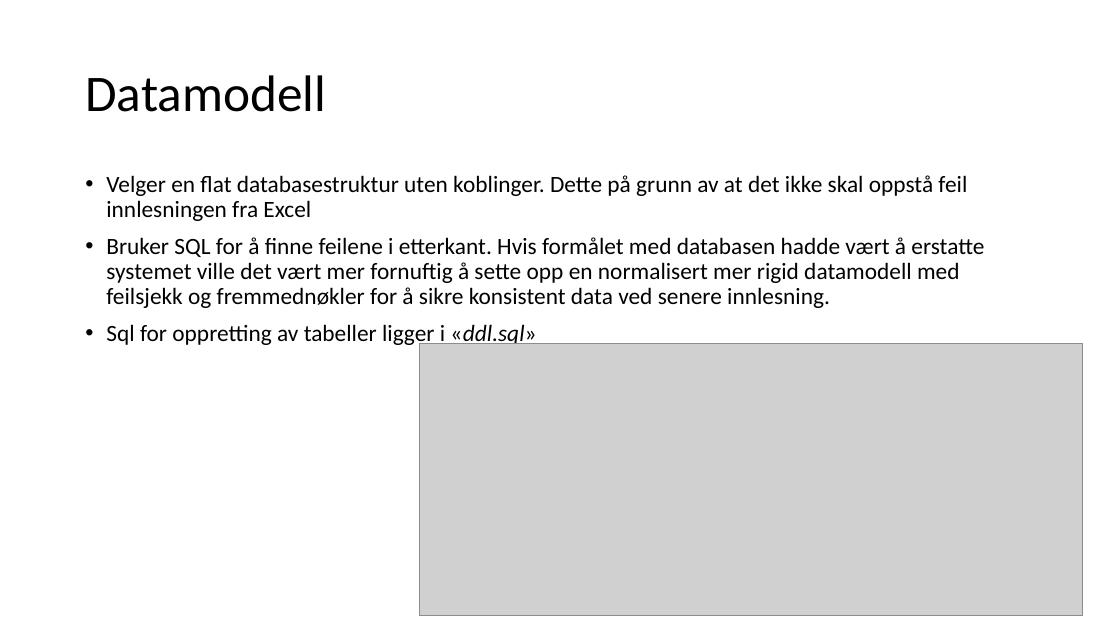
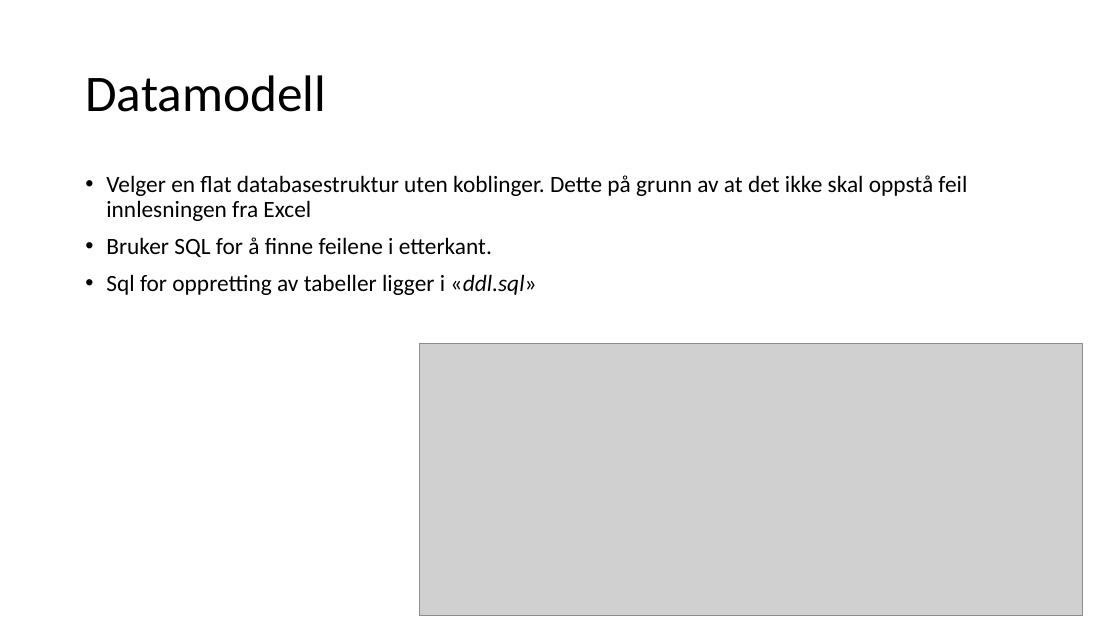
Before and after one commit to espenhoh/medlemsregister, a slide deck: slide 3 of Presentasjon løsning.pptx. Drawn at 1120x630 pixels with LibreOffice and Linux fonts; fonts in the diff are those of the drawing; grey boxes stand for pictures. Boxes give left, top, right and bottom in pixels: in the first picture for what was removed or moved away, otherwise in the second. Text is boxed around its words. In the diff, an @@ line names an element or a change of style, - is before the commit and + after.

```diff
--- a/Presentasjon løsning.pptx
+++ b/Presentasjon løsning.pptx
@@ text at <box>106,237,492,257</box>: text changed @@
-• Bruker SQL for å finne feilene i etterkant. Hvis formålet med databasen hadde vært å erstatte systemet ville det vært mer fornuftig å sette opp en normalisert mer rigid datamodell med feilsjekk og fremmednøkler for å sikre konsistent data ved senere innlesning.
+• Bruker SQL for å finne feilene i etterkant.
```
Also in this commit, not shown: 1 slide added, 3 other files.
